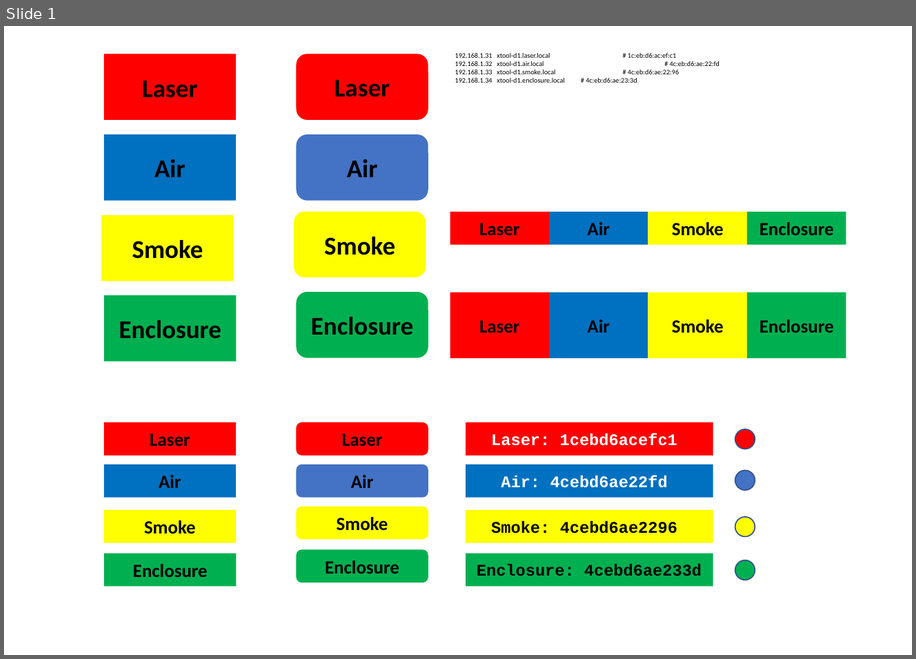
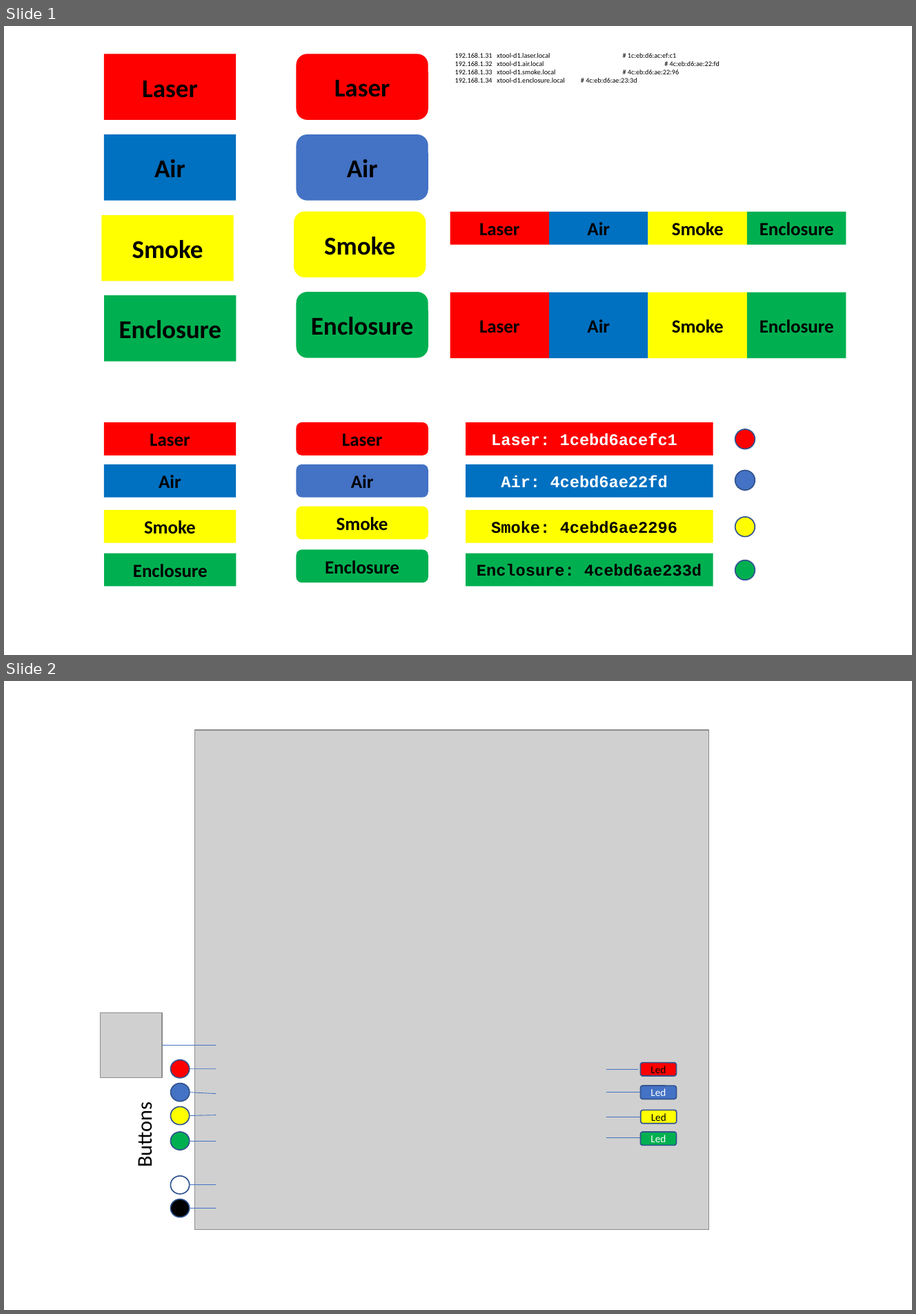
Before and after one commit to ulfmodig/XTool-D1, a slide deck: Box/Labels.pptx. Shown one above the other, each under a label of ours: slide 1 before the commit, slides 1 and 2 after it. The pictures are 916x659 and 916x1314 pixels, drawn with LibreOffice and Linux fonts; fonts in the diff are those of the drawing; grey boxes stand for pictures. Boxes give left, top, right and bottom in pixels: in the first picture for what was removed or moved away, otherwise in the second. Text is boxed around its words. In the diff, an @@ line names an element or a change of style, - is before the commit and + after.

```diff
--- a/Box/Labels.pptx
+++ b/Box/Labels.pptx
@@ slide 2 added at [4, 681, 912, 1310], background #FFFFFF @@
@@ picture added at [194, 729, 709, 1230] @@
@@ picture added at [101, 1013, 163, 1078] @@
@@ line added from (161, 1045) to (216, 1045), #4472C4 0.5 pt @@
@@ ellipse added at [171, 1060, 190, 1078], fill #FF0000, outline #325491 1 pt @@
@@ line added from (216, 1069) to (190, 1069), #4472C4 0.5 pt @@
@@ line added from (639, 1069) to (607, 1069), #4472C4 0.5 pt @@
@@ rounded rectangle added at [640, 1063, 677, 1076], fill #FF0000, outline #325491 1 pt, 9 pt, text #000000 @@
+Led
@@ ellipse added at [171, 1083, 190, 1102], fill #4472C4, outline #325491 1 pt @@
@@ line added from (216, 1094) to (190, 1092), #4472C4 0.5 pt @@
@@ line added from (640, 1092) to (606, 1092), #4472C4 0.5 pt @@
@@ rounded rectangle added at [640, 1086, 677, 1099], fill #4472C4, outline #325491 1 pt, 9 pt, text #FFFFFF @@
+Led
@@ text added at [132, 1108, 157, 1165], 18 pt, text #000000 @@
+Buttons
@@ ellipse added at [171, 1107, 190, 1125], fill #FFFF00, outline #325491 1 pt @@
@@ line added from (216, 1115) to (190, 1115), #4472C4 0.5 pt @@
@@ rounded rectangle added at [642, 1110, 677, 1124], fill #FFFF00, outline #325491 1 pt, 9 pt, text #000000 @@
+Led
@@ ellipse added at [171, 1132, 190, 1150], fill #00B050, outline #325491 1 pt @@
@@ line added from (642, 1117) to (607, 1117), #4472C4 0.5 pt @@
@@ rounded rectangle added at [640, 1132, 677, 1145], fill #00B050, outline #325491 1 pt, 9 pt, text #FFFFFF @@
+Led
@@ line added from (216, 1141) to (190, 1141), #4472C4 0.5 pt @@
@@ line added from (640, 1138) to (606, 1138), #4472C4 0.5 pt @@
@@ ellipse added at [171, 1176, 190, 1194], fill #FFFFFF, outline #325491 1 pt @@
@@ line added from (216, 1185) to (190, 1185), #4472C4 0.5 pt @@
@@ ellipse added at [171, 1199, 190, 1218], fill #000000, outline #325491 1 pt @@
@@ line added from (216, 1208) to (190, 1208), #4472C4 0.5 pt @@
```
Also in this commit, not shown: 1 other file.
